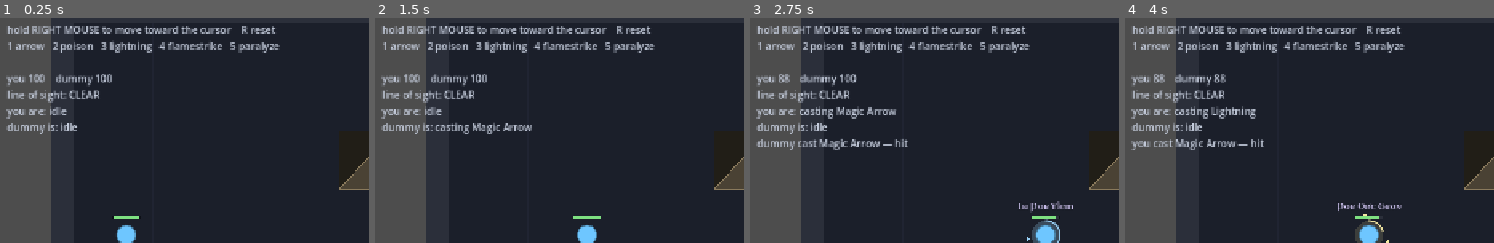
Above: before the commit, frames 1-4 (left to right).
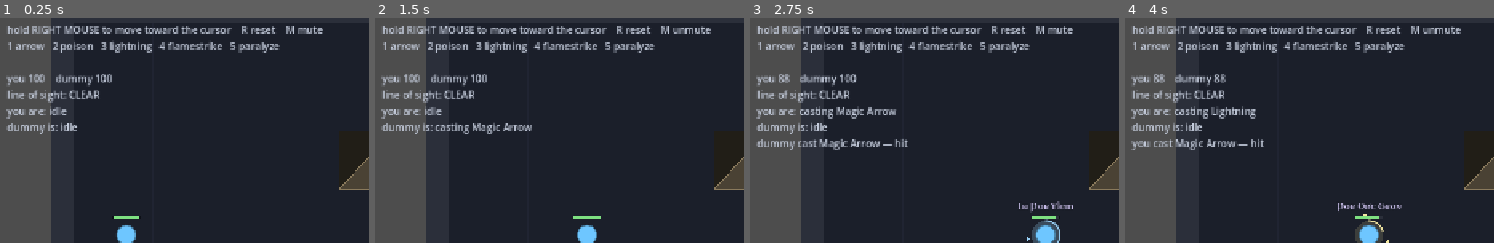
Above: after the commit, the same moments.

Repository: sirdeaz/uo-arena
Game: Godot game, scene res://autoload/boot.tscn
The game is run twice, just before and just after one commit, with the same random seed, the same clock (stepped at 60 frames per second) and the same inputs.
Inputs (mouse positions are % of the whole screen's width and height, from its top left):
- Up to frame 1 (0.25 s): no input
- Up to frame 2 (1.5 s): tap Enter at 0.5 s; move the mouse to (77, 45) at 0.52 s; hold D 0.53-1.25 s; tap M at 0.6 s; click (77, 45) at 0.67 s; drag from (31, 55) to (48, 70) at 1.27 s
- Up to frame 3 (2.75 s): move the mouse to (64, 28) at 2.02 s; hold D from 2.03 s (still down); tap 1 at 2.1 s; click (64, 28) at 2.17 s; tap M at 2.3 s
- Up to frame 4 (4 s): release D at 2.75 s; drag from (48, 70) to (21, 35) at 2.77 s; move the mouse to (86, 65) at 3.52 s; hold A from 3.53 s (still down); tap 3 at 3.6 s; click (86, 65) at 3.67 s; tap M at 3.8 s
The pictures show only the part of the screen within x 0-50%, y 2-52%; the shares and areas given below are measured in that part.

The runs differ from the first frame. In frame 1, 0.2% of the frame differs, in the area x 77-88%, y 3-8%; in frame 2, 0.3%, in the area x 77-92%, y 3-8%; in frame 3, 0.2%; in frame 4, 0.3%.

Commit message:
Give the game ears, so a fizzle cannot be missed
The project had no audio of any kind, and the gap landed hardest on the
mechanic the whole design is built around. A fizzle renders as one grey ring
collapsing inward at the caster's feet — at the exact moment the opponent is,
by design, watching the sight line and their own footing. The one event the
feint depends on being noticed had the weakest signal in the game, and
differed from a successful cast only by which way a small ring travelled.

Five cues, synthesised at load into AudioStreamWAV: cast start, release,
fizzle, interrupt, and impact. No audio files, nothing added to the download,
and the same everything-is-generated approach the rest of the client takes;
swapping in recorded samples later means changing one dictionary.

The cues are told apart by shape rather than pitch alone, which is what makes
them recognisable while your eyes are elsewhere: a cast gathers upward, a
fizzle falls away and sputters, an interrupt is a short hit. The tests pin
that — a fizzle must outlast and outweigh the release it replaces, since
those two fire from the same keypress a quarter of a second apart.

Impact plays only when the spell connects, matching the existing rule that a
blocked spell draws nothing at all. `M` mutes.

On the web the first cues can land before the player has clicked anything and
are simply dropped by the browser, which is silent rather than broken.

Closes #5

Co-Authored-By: Claude Opus 5 <noreply@anthropic.com>
Claude-Session: https://claude.ai/code/session_01XkGyHL52mdpdEucddVEFt5

Diff:
--- a/client/local_test.gd
+++ b/client/local_test.gd
@@ -7,6 +7,7 @@
 ##   WASD    move
 ##   1-5     magic arrow / poison / lightning / flamestrike / paralyze
 ##   R       reset the round
+##   M       mute
 
 const SPELL_KEYS := {
 	KEY_1: "magic_arrow",
@@ -25,6 +26,7 @@
 var dummy: Fighter
 var cast_bar: CastBarUI
 var hud: Label
+var audio: SpellAudio
 
 var _dummy_think_timer: float = 0.0
 var _last_event: String = ""
@@ -72,10 +74,30 @@
 	add_child(_sight_line)
 	_sight_line.draw.connect(_draw_sight_line)
 
+	audio = SpellAudio.new()
+	add_child(audio)
+	_connect_audio(player)
+	_connect_audio(dummy)
+
 	_connect_combat(player, dummy)
 	_connect_combat(dummy, player)
 
 	_build_ui()
+
+
+## Both fighters are audible. Hearing the enemy start a cast is the read the mantras
+## give you visually, and hearing your own fizzle is the point of the whole system —
+## it happens while you are watching the sight line, not your own feet.
+func _connect_audio(fighter: Fighter) -> void:
+	var state := fighter.combatant.entity_state
+	state.cast_started.connect(func(_spell: SpellData) -> void: audio.play(SpellAudio.Cue.CAST_START))
+	state.cast_completed.connect(func(_spell: SpellData) -> void: audio.play(SpellAudio.Cue.CAST_RELEASE))
+	state.cast_fizzled.connect(
+		func(_spell: SpellData, _reason: String) -> void: audio.play(SpellAudio.Cue.FIZZLE)
+	)
+	state.cast_interrupted.connect(
+		func(_spell: SpellData) -> void: audio.play(SpellAudio.Cue.INTERRUPT)
+	)
 
 
 func _connect_combat(from: Fighter, to: Fighter) -> void:
@@ -107,6 +129,10 @@
 		who, spell.spell_name, "hit" if connected else "blocked by cover"
 	]
 	if connected:
+		# Only a spell that lands makes a sound, the same rule the bolt and impact ring
+		# already follow: a blocked spell is silent and invisible, because in UO it
+		# simply never went off.
+		audio.play(SpellAudio.Cue.IMPACT)
 		_effects.append({
 			"from": from.position,
 			"to": to.position,
@@ -150,6 +176,10 @@
 		get_tree().reload_current_scene()
 		return
 
+	if key.keycode == KEY_M:
+		audio.toggle_muted()
+		return
+
 	if not SPELL_KEYS.has(key.keycode):
 		return
 	if not player.combatant.is_alive():
@@ -180,7 +210,9 @@
 	var status := _describe(player.combatant.entity_state)
 
 	var lines := [
-		"hold RIGHT MOUSE to move toward the cursor    R reset",
+		"hold RIGHT MOUSE to move toward the cursor    R reset    M %s" % (
+			"unmute" if audio.is_muted() else "mute"
+		),
 		"1 arrow   2 poison   3 lightning   4 flamestrike   5 paralyze",
 		"",
 		"you %d    dummy %d" % [
--- /dev/null
+++ b/client/spell_audio.gd
@@ -0,0 +1,168 @@
+extends Node
+class_name SpellAudio
+
+## The ear half of the cast read. Classic UO magery is heavily ear-driven — you learn to
+## hear a cast start, a spell land and a fizzle without watching the caster — and this
+## game needs that more than most, because the mechanic it is built around is the one
+## with the weakest visual.
+##
+## A fizzle is a grey ring collapsing inward at the caster's feet, and it happens at the
+## exact moment the opponent is watching the sight line and their own footing instead. A
+## sound does not care where you are looking, which is why the fizzle cue is the loudest,
+## longest and most obviously *wrong* of the five.
+##
+## Every cue is synthesised at load into an `AudioStreamWAV`: no audio files, nothing
+## added to the download, and the same everything-is-generated approach the rest of the
+## client takes. Swapping in recorded samples later means changing `CUES` and nothing
+## else.
+##
+## Blocked spells stay silent, matching the existing rule that they draw nothing at all —
+## in UO a spell with no line simply never goes off.
+
+enum Cue { CAST_START, CAST_RELEASE, FIZZLE, INTERRUPT, IMPACT }
+
+const SAMPLE_RATE: int = 22050
+
+## Cues overlap constantly — a fizzle chain fires release, fizzle and start inside a few
+## hundred milliseconds — so they get a small pool of players rather than cutting each
+## other off.
+const VOICE_COUNT: int = 6
+
+const MASTER_VOLUME_DB: float = -8.0
+
+## Each cue is a short shaped tone. Sweeping downward reads as failure and upward as
+## gathering, so the two halves of the cast are told apart by shape rather than pitch
+## alone — which is what makes them recognisable while your eyes are elsewhere.
+##
+##   from_hz/to_hz  pitch sweep across the sound
+##   attack         fraction of the length spent fading in; near zero is percussive
+##   curve          how sharply it decays; higher is more of a hit than a note
+##   noise          how much white noise is blended in, for impacts and hits
+##   tremolo_hz     amplitude wobble, which is what makes the fizzle sputter
+const CUES := {
+	Cue.CAST_START: {
+		"duration": 0.30, "from_hz": 190.0, "to_hz": 300.0,
+		"attack": 0.35, "curve": 1.2, "gain": 0.22,
+	},
+	Cue.CAST_RELEASE: {
+		"duration": 0.34, "from_hz": 540.0, "to_hz": 300.0,
+		"attack": 0.02, "curve": 2.2, "gain": 0.30,
+	},
+	# The one that has to survive not being looked at: long, falling, and sputtering.
+	Cue.FIZZLE: {
+		"duration": 0.46, "from_hz": 310.0, "to_hz": 105.0,
+		"attack": 0.01, "curve": 0.9, "gain": 0.52,
+		"noise": 0.22, "tremolo_hz": 26.0,
+	},
+	Cue.INTERRUPT: {
+		"duration": 0.20, "from_hz": 250.0, "to_hz": 85.0,
+		"attack": 0.005, "curve": 3.6, "gain": 0.40, "noise": 0.5,
+	},
+	Cue.IMPACT: {
+		"duration": 0.36, "from_hz": 165.0, "to_hz": 55.0,
+		"attack": 0.004, "curve": 2.6, "gain": 0.45, "noise": 0.35,
+	},
+}
+
+var _streams := {}
+var _voices: Array[AudioStreamPlayer] = []
+var _next_voice: int = 0
+var _muted: bool = false
+
+
+func _init() -> void:
+	for cue in CUES:
+		_streams[cue] = render(CUES[cue])
+
+
+func _ready() -> void:
+	for i in VOICE_COUNT:
+		var player := AudioStreamPlayer.new()
+		player.volume_db = MASTER_VOLUME_DB
+		add_child(player)
+		_voices.append(player)
+
+
+## Plays a cue, returning whether it actually started. Nothing here waits on a browser's
+## audio context: on the web the first cues can land before the player has clicked
+## anything and are simply dropped, which is silent rather than broken.
+func play(cue: Cue) -> bool:
+	if _muted or _voices.is_empty() or not _streams.has(cue):
+		return false
+	var player := _voices[_next_voice]
+	_next_voice = (_next_voice + 1) % _voices.size()
+	player.stream = _streams[cue]
+	player.play()
+	return true
+
+
+func set_muted(muted: bool) -> void:
+	_muted = muted
+	for player in _voices:
+		if muted:
+			player.stop()
+
+
+func is_muted() -> bool:
+	return _muted
+
+
+func toggle_muted() -> bool:
+	set_muted(not _muted)
+	return _muted
+
+
+func stream_for(cue: Cue) -> AudioStreamWAV:
+	return _streams.get(cue)
+
+
+## Renders one cue spec to 16-bit mono PCM.
+##
+## Phase is accumulated sample by sample rather than recomputed from the current
+## frequency, which is the difference between a pitch that glides and one that warbles.
+static func render(spec: Dictionary) -> AudioStreamWAV:
+	var duration: float = spec["duration"]
+	var frames := int(SAMPLE_RATE * duration)
+	var data := PackedByteArray()
+	data.resize(frames * 2)
+
+	# Seeded, so a cue sounds identical every time it plays and between runs.
+	var rng := RandomNumberGenerator.new()
+	rng.seed = int(spec["from_hz"]) * 1000 + int(spec["to_hz"])
+
+	var noise: float = spec.get("noise", 0.0)
+	var tremolo: float = spec.get("tremolo_hz", 0.0)
+	var gain: float = spec.get("gain", 0.3)
+	var attack: float = spec.get("attack", 0.05)
+	var curve: float = spec.get("curve", 2.0)
+
+	var phase := 0.0
+	for i in frames:
+		var progress := float(i) / float(frames)
+		var frequency: float = lerpf(spec["from_hz"], spec["to_hz"], progress)
+		phase += TAU * frequency / float(SAMPLE_RATE)
+
+		var value := sin(phase)
+		if noise > 0.0:
+			value = lerpf(value, rng.randf_range(-1.0, 1.0), noise)
+		if tremolo > 0.0:
+			value *= 0.55 + 0.45 * sin(TAU * tremolo * progress * duration)
+
+		value *= envelope(progress, attack, curve) * gain
+		data.encode_s16(i * 2, int(clampf(value, -1.0, 1.0) * 32767.0))
+
+	var stream := AudioStreamWAV.new()
+	stream.format = AudioStreamWAV.FORMAT_16_BITS
+	stream.mix_rate = SAMPLE_RATE
+	stream.stereo = false
+	stream.data = data
+	return stream
+
+
+## Fade in over `attack` (as a fraction of the sound), then decay to silence. A higher
+## `curve` drops away faster, which is what separates a hit from a held note.
+static func envelope(progress: float, attack: float, curve: float) -> float:
+	if attack > 0.0 and progress < attack:
+		return progress / attack
+	var tail := (progress - attack) / maxf(1.0 - attack, 0.0001)
+	return pow(maxf(1.0 - tail, 0.0), curve)
--- /dev/null
+++ b/tests/test_spell_audio.gd
@@ -0,0 +1,163 @@
+extends TestCase
+
+## The audio exists to make a fizzle noticeable while your eyes are elsewhere, so what
+## is worth pinning is not "a sound plays" but that the cues are actually different
+## sounds — a fizzle that resembles a successful release would defeat the point of
+## having any audio at all.
+
+const ALL_CUES := [
+	SpellAudio.Cue.CAST_START,
+	SpellAudio.Cue.CAST_RELEASE,
+	SpellAudio.Cue.FIZZLE,
+	SpellAudio.Cue.INTERRUPT,
+	SpellAudio.Cue.IMPACT,
+]
+
+var audio: SpellAudio
+
+
+func before_each() -> void:
+	audio = SpellAudio.new()
+	add_child(audio)
+
+
+func after_each() -> void:
+	# Stop every voice before tearing down: a player still mixing at exit keeps its
+	# playback alive and shows up as a leaked object.
+	audio.set_muted(true)
+	audio.queue_free()
+
+
+## Mean absolute sample value: a rough loudness, enough to compare two cues.
+func _energy(stream: AudioStreamWAV) -> float:
+	var data := stream.data
+	var frames := data.size() / 2
+	if frames == 0:
+		return 0.0
+	var total := 0.0
+	for i in frames:
+		total += absf(float(data.decode_s16(i * 2)) / 32768.0)
+	return total / float(frames)
+
+
+# ── every cue is a real sound ─────────────────────────────────────────────────
+
+func test_every_cue_renders_audible_pcm() -> void:
+	for cue in ALL_CUES:
+		var stream := audio.stream_for(cue)
+		assert_true(stream != null, "cue %d has no stream" % cue)
+		assert_true(stream.data.size() > 0, "cue %d rendered no samples" % cue)
+		assert_true(
+			_energy(stream) > 0.01,
+			"cue %d rendered near-silence, which is the same as not having it" % cue
+		)
+
+
+func test_cues_are_short_enough_not_to_trail_into_the_next_cast() -> void:
+	# The fizzle chain fires release, fizzle and start within a few hundred ms.
+	for cue in ALL_CUES:
+		var stream := audio.stream_for(cue)
+		var seconds := float(stream.data.size() / 2) / float(stream.mix_rate)
+		assert_true(
+			seconds > 0.05 and seconds < 0.75,
+			"cue %d is %.2fs, outside the range a combat cue can occupy" % [cue, seconds]
+		)
+
+
+func test_streams_are_mono_16_bit_at_the_declared_rate() -> void:
+	for cue in ALL_CUES:
+		var stream := audio.stream_for(cue)
+		assert_eq(stream.format, AudioStreamWAV.FORMAT_16_BITS, "cue %d format" % cue)
+		assert_eq(stream.mix_rate, SpellAudio.SAMPLE_RATE, "cue %d mix rate" % cue)
+		assert_false(stream.stereo, "cue %d should be mono" % cue)
+
+
+# ── the fizzle is the one that has to stand out ───────────────────────────────
+
+func test_no_two_cues_sound_the_same() -> void:
+	for i in ALL_CUES.size():
+		for j in range(i + 1, ALL_CUES.size()):
+			assert_true(
+				audio.stream_for(ALL_CUES[i]).data != audio.stream_for(ALL_CUES[j]).data,
+				"cues %d and %d are the same sound" % [ALL_CUES[i], ALL_CUES[j]]
+			)
+
+
+func test_a_fizzle_does_not_sound_like_a_successful_release() -> void:
+	# They fire from the same button press a quarter of a second apart. If they are
+	# close in length and loudness the player cannot tell the feint from the real cast.
+	var fizzle := audio.stream_for(SpellAudio.Cue.FIZZLE)
+	var release := audio.stream_for(SpellAudio.Cue.CAST_RELEASE)
+	assert_true(
+		fizzle.data.size() > release.data.size(),
+		"the fizzle should last longer than the release it replaces"
+	)
+	assert_true(
+		_energy(fizzle) > _energy(release),
+		"the fizzle should be the louder of the two — it is the one you must not miss"
+	)
+
+
+func test_a_fizzle_falls_in_pitch_and_a_cast_start_rises() -> void:
+	# Direction of travel is what makes them recognisable without looking.
+	var fizzle: Dictionary = SpellAudio.CUES[SpellAudio.Cue.FIZZLE]
+	assert_true(fizzle["to_hz"] < fizzle["from_hz"], "a fizzle falls away")
+	var start: Dictionary = SpellAudio.CUES[SpellAudio.Cue.CAST_START]
+	assert_true(start["to_hz"] > start["from_hz"], "a cast gathers")
+
+
+func test_only_the_fizzle_sputters() -> void:
+	# The amplitude wobble is what makes it read as a failure rather than a note.
+	for cue in ALL_CUES:
+		var has_tremolo: bool = SpellAudio.CUES[cue].get("tremolo_hz", 0.0) > 0.0
+		assert_eq(
+			has_tremolo,
+			cue == SpellAudio.Cue.FIZZLE,
+			"cue %d tremolo" % cue
+		)
+
+
+# ── the envelope ──────────────────────────────────────────────────────────────
+
+func test_every_cue_starts_and_ends_at_silence() -> void:
+	# A cue that begins or ends mid-waveform clicks, and a click in every cue is worse
+	# than no audio.
+	for cue in ALL_CUES:
+		var data := audio.stream_for(cue).data
+		var frames := data.size() / 2
+		assert_eq(data.decode_s16(0), 0, "cue %d starts with a click" % cue)
+		assert_true(
+			absf(float(data.decode_s16((frames - 1) * 2))) < 1200.0,
+			"cue %d ends abruptly enough to click" % cue
+		)
+
+
+func test_the_envelope_opens_and_closes() -> void:
+	assert_almost_eq(SpellAudio.envelope(0.0, 0.2, 2.0), 0.0, "silent at the attack's start")
+	assert_almost_eq(SpellAudio.envelope(0.2, 0.2, 2.0), 1.0, "full at the attack's end")
+	assert_almost_eq(SpellAudio.envelope(1.0, 0.2, 2.0), 0.0, "silent by the end")
+
+
+# ── mute ──────────────────────────────────────────────────────────────────────
+
+func test_muting_stops_cues_from_playing() -> void:
+	assert_false(audio.is_muted(), "audio is on by default")
+	assert_true(audio.play(SpellAudio.Cue.FIZZLE), "an unmuted fizzle plays")
+	audio.set_muted(true)
+	assert_false(audio.play(SpellAudio.Cue.FIZZLE), "a muted fizzle does not play")
+
+
+func test_mute_toggles_back_on() -> void:
+	assert_true(audio.toggle_muted(), "first toggle mutes")
+	assert_false(audio.toggle_muted(), "second toggle unmutes")
+	assert_true(audio.play(SpellAudio.Cue.IMPACT), "and cues play again")
+
+
+func test_overlapping_cues_do_not_cut_each_other_off() -> void:
+	# A fizzle chain fires three cues in quick succession; each needs its own voice.
+	assert_true(
+		SpellAudio.VOICE_COUNT >= 3,
+		"a fizzle chain overlaps release, fizzle and start"
+	)
+	for i in SpellAudio.VOICE_COUNT:
+		assert_true(audio.play(SpellAudio.Cue.CAST_START), "voice %d should be available" % i)
Not shown, added: client/spell_audio.gd.uid
Not shown, added: tests/test_spell_audio.gd.uid
